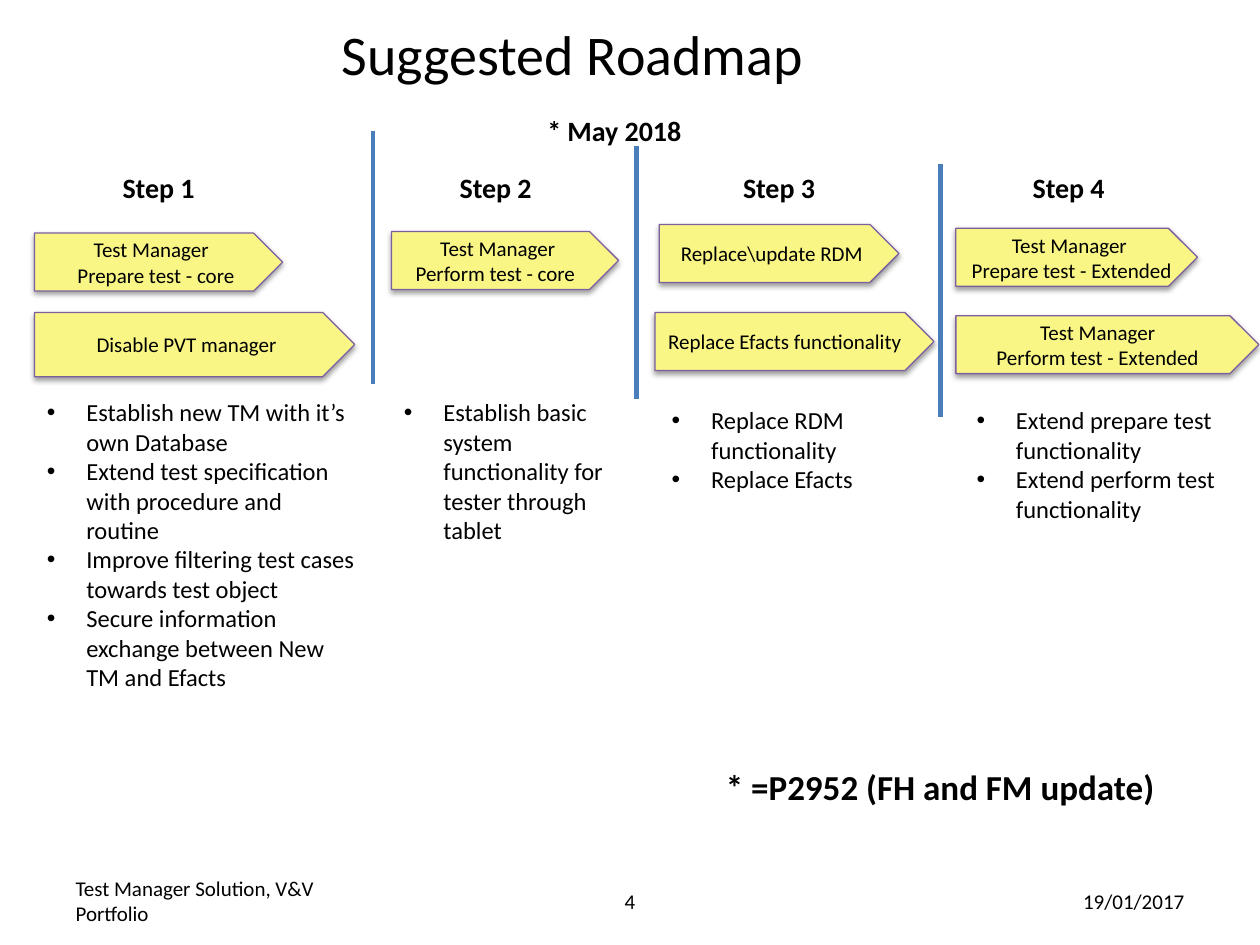
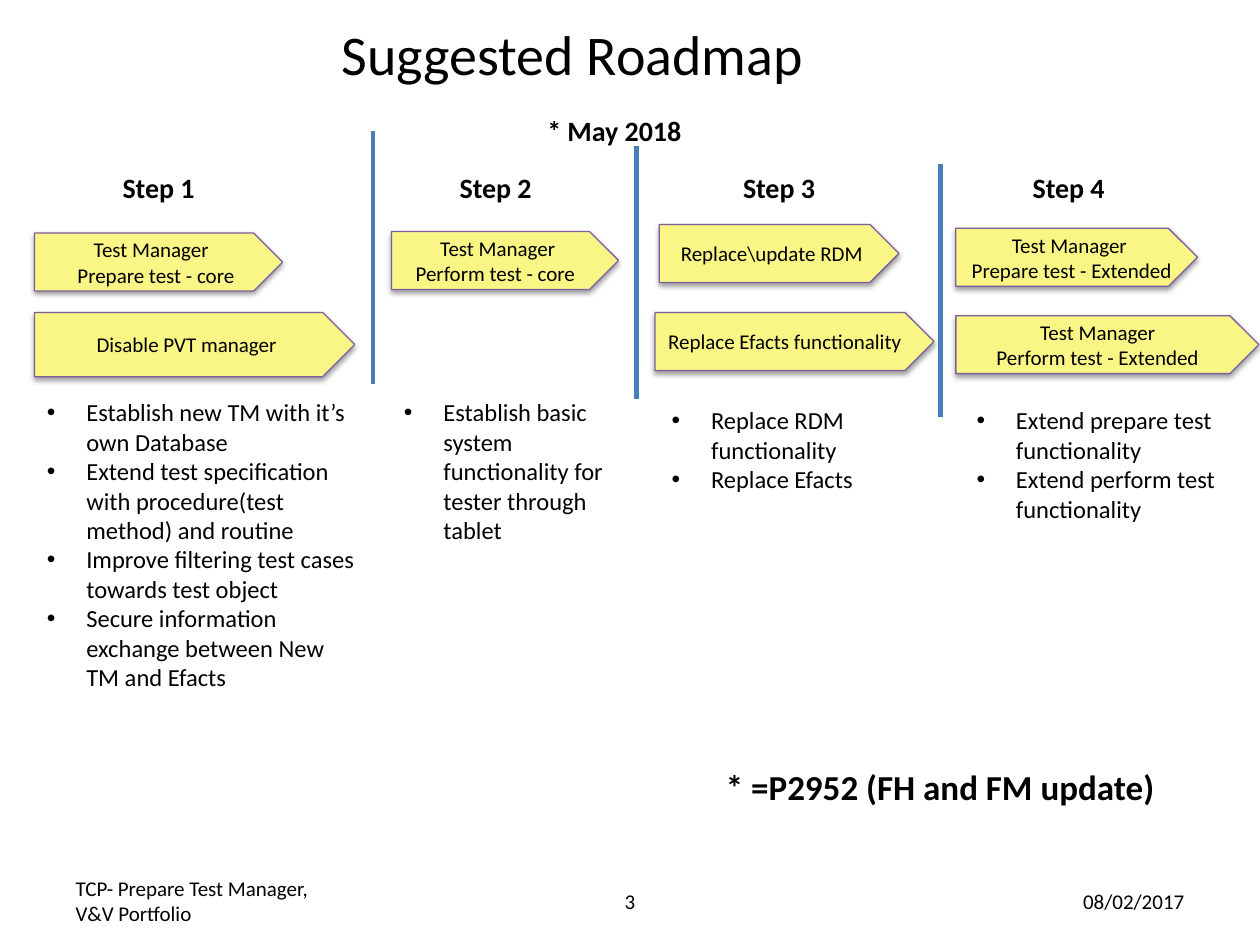
Before and after one commit to perlovdinger/testManagement, a slide deck: slide 3 of 5_Architecture/Architecture_And_More.pptx (slide 4 before the commit). Drawn at 1260x945 pixels with LibreOffice and Linux fonts; fonts in the diff are those of the drawing. Boxes give left, top, right and bottom in pixels: in the first picture for what was removed or moved away, otherwise in the second. Text is boxed around its words. In the diff, an @@ line names an element or a change of style, - is before the commit and + after.

```diff
--- a/5_Architecture/Architecture_And_More.pptx
+++ b/5_Architecture/Architecture_And_More.pptx
@@ text at [86, 463, 329, 542]: text changed @@
-• Extend test specification with procedure and routine
+• Extend test specification with procedure(test method) and routine
@@ text at [76, 882, 308, 921]: text changed @@
-Test Manager Solution, V&V Portfolio
+TCP- Prepare Test Manager, V&V Portfolio
@@ page number at [625, 895, 636, 909]: text changed @@
-4
+3
@@ text at [1083, 894, 1184, 910]: text changed @@
-19/01/2017
+08/02/2017
```
Also in this commit, not shown: 2 other slides changed, 2 slides added, 2 slides removed, 36 other files.
